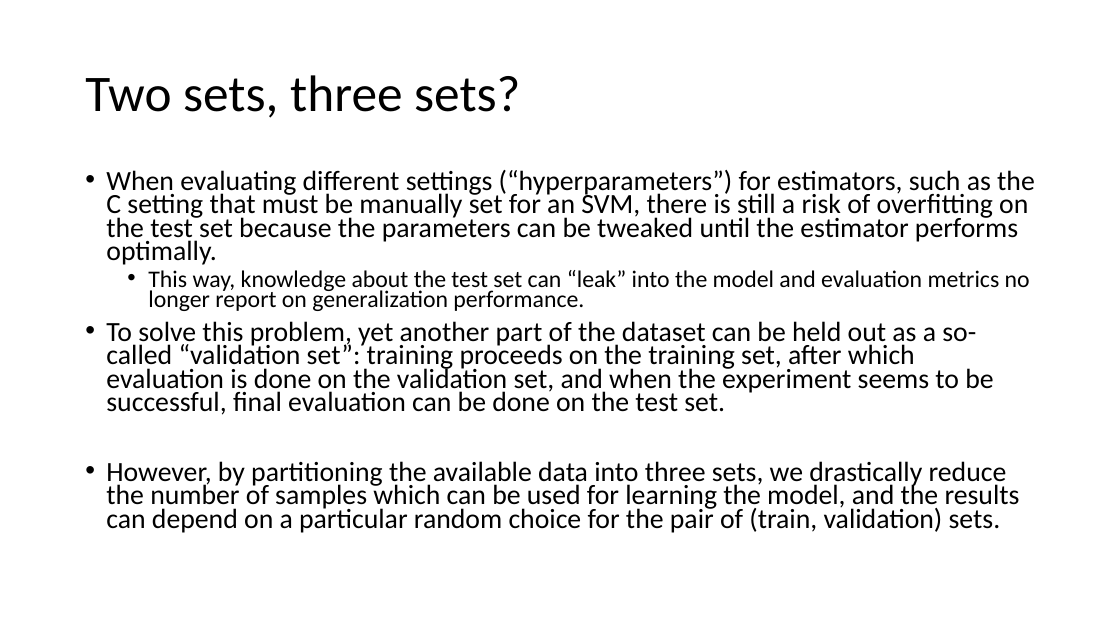
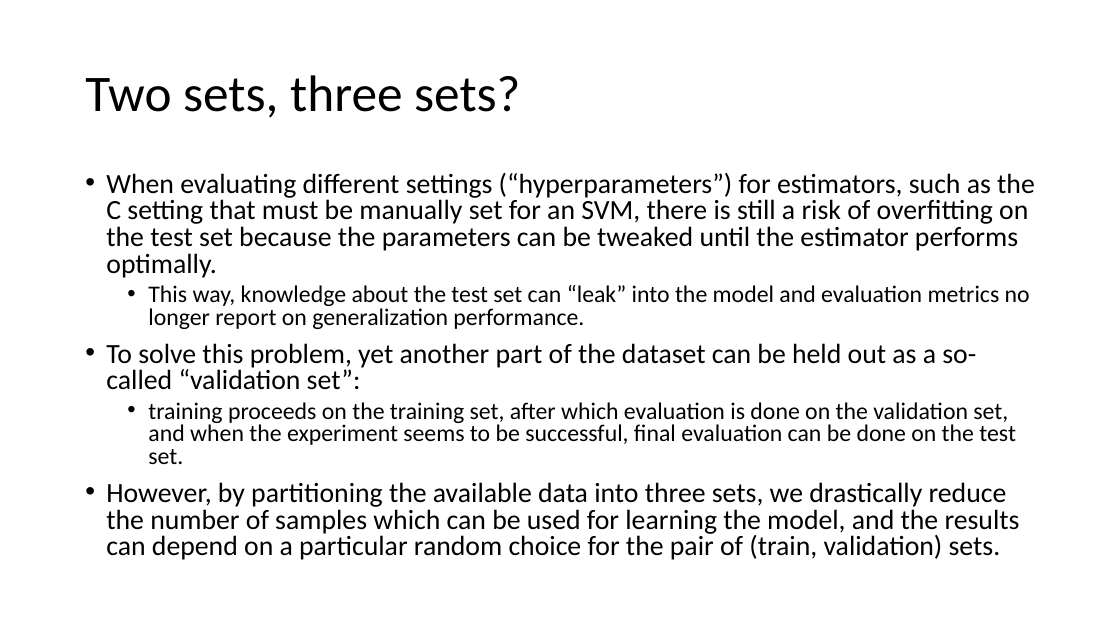
Before and after one commit to FranzGH/IoT_ML, a slide deck: slide 4 of Model selection.pptx. Drawn at 1120x630 pixels with LibreOffice and Linux fonts; fonts in the diff are those of the drawing. Boxes give left, top, right and bottom in pixels: in the first picture for what was removed or moved away, otherwise in the second. Text is boxed around its words. In the diff, an @@ line names an element or a change of style, - is before the commit and + after.

Commit message:
Model selection

```diff
--- a/Model selection.pptx
+++ b/Model selection.pptx
@@ text at bbox=[106, 173, 1035, 560]: line spacing 0.7 to 0.8 @@
@@ text at bbox=[106, 343, 1016, 464]: text changed; size 23.8 to 20.4 pt @@
-• To solve this problem, yet another part of the dataset can be held out as a so-called “validation set”: training proceeds on the training set, after which evaluation is done on the validation set, and when the experiment seems to be successful, final evaluation can be done on the test set.
+• To solve this problem, yet another part of the dataset can be held out as a so-called “validation set”:
+  • training proceeds on the training set, after which evaluation is done on the validation set, and when the experiment seems to be successful, final evaluation can be done on the test set.
```
Also in this commit, not shown: 23 other slides changed, 3 slides added, 1 slide removed, 8 other files.
